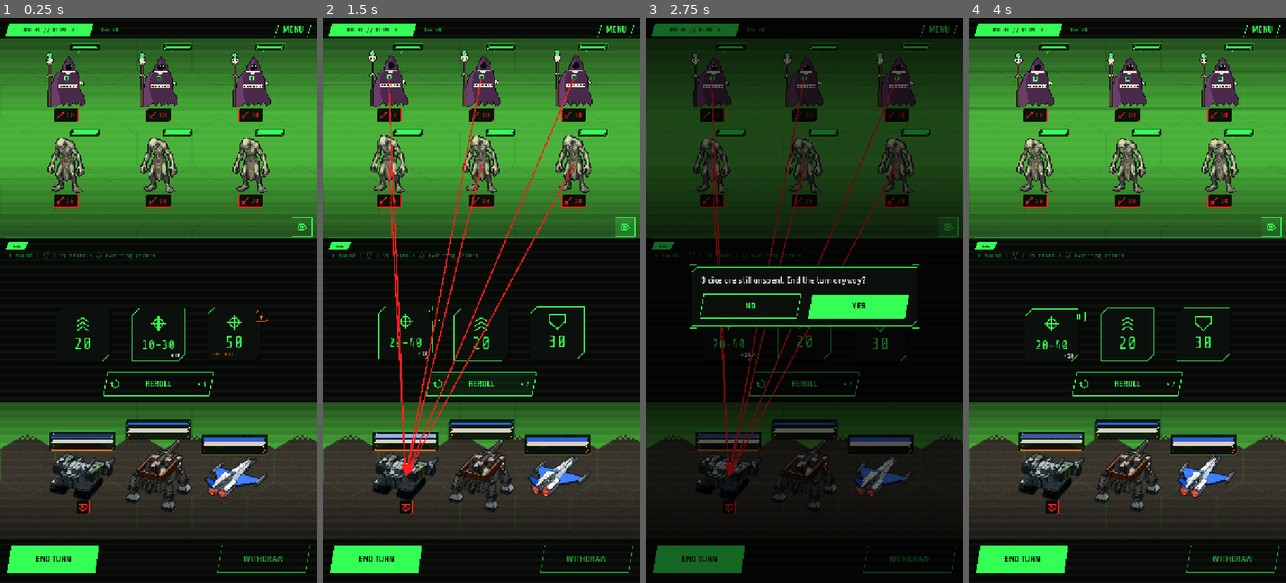
Above: before the commit, frames 1-4 (left to right).
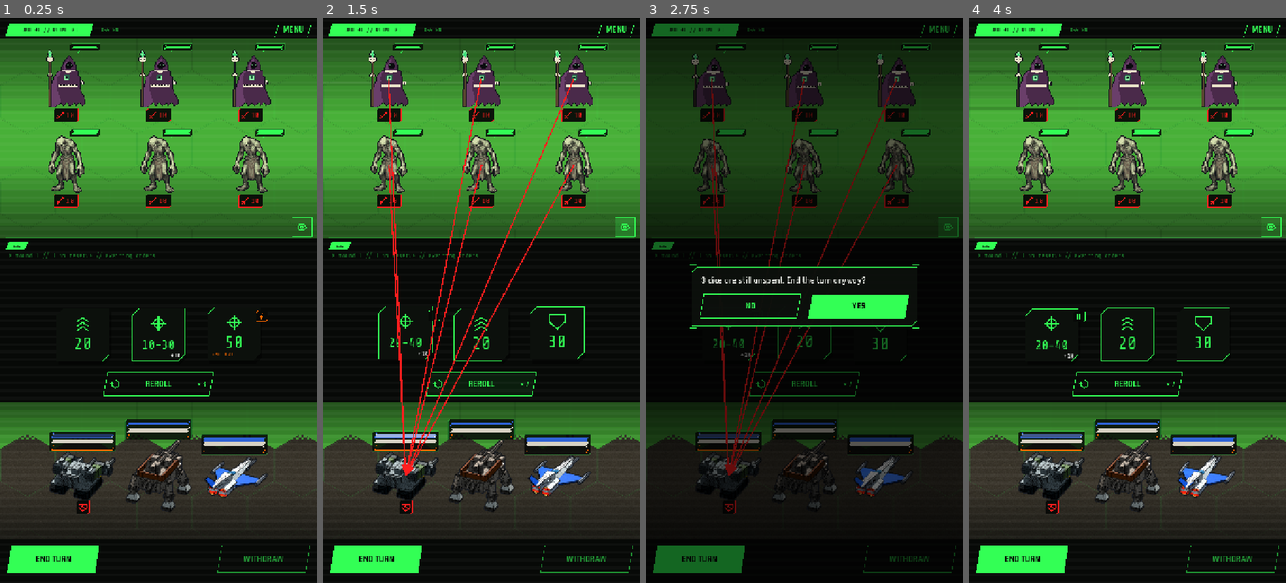
Above: after the commit, the same moments.

Repository: ryanjdmartin/riftgate
Game: Godot game, scene res://game/skirmish/skirmish_screen.tscn
Two runs of this game, one before a commit and one after it. Both use one fixed random seed, a clock stepped at 60 frames per second and the inputs below. This scene is started directly instead of the project's main scene.
Inputs (mouse positions are in pixels of both pictures, inside the frame that each line leads up to):
- Up to frame 1 (0.25 s): no input
- Up to frame 2 (1.5 s): click (624, 227) at 0.5 s; click "REROLL" at 1.25 s
- Up to frame 3 (2.75 s): click "END TURN" at 2 s
- Up to frame 4 (4 s): click "WITHDRAW" at 2.75 s; click (1270, 227) at 3.5 s

The runs differ from the first frame. In frame 1, 1.6% of the frame differs, in the area x 14-85%, y 5-31%; in frame 2, 1.2%; in frame 3, 0.4%; in frame 4, 1.7%, in the area x 14-86%, y 5-31%.

Commit message:
The scan band keeps travelling through its pause, so the traces tail out instead of snapping to black
Co-Authored-By: Claude Fable 5.1 <noreply@anthropic.com>

Diff:
--- a/game/battle/battle_screen.gd
+++ b/game/battle/battle_screen.gd
@@ -62,11 +62,14 @@
 		# A sweep, then a pause (Ryan, 22 September: back to back was busy).
 		var sweep := (size.y + 120.0) / SPEED
 		var t := fmod(_t, sweep + HudBackdrop.SCAN_PAUSE)
+		# The band keeps travelling below the screen through the pause, so the traces'
+		# tails fade out on their own; switching the sweep off snapped them to black
+		# (Ryan, 22 September).
+		var y := t * SPEED - 60.0
 		if t > sweep:
 			if map != null:
-				map.sweep_at(-1.0e6)
+				map.sweep_at(y - map_y)
 			return
-		var y := t * SPEED - 60.0
 		for i in range(-2, 3):
 			draw_rect(Rect2(0.0, y + i * 3.0, size.x, 1.0), Color(1, 1, 1, 0.07 - 0.015 * absi(i)))
 		if map != null:
--- a/game/ui/hud_backdrop.gd
+++ b/game/ui/hud_backdrop.gd
@@ -53,15 +53,23 @@
 	draw_rect(Rect2(Vector2.ZERO, size), Palette.BG)
 
 
-## Where the band is right now, in this control's pixels, or far off-screen between sweeps.
+## Where the band is right now, in this control's pixels. Through the pause it keeps
+## travelling below the screen, so the traces' tails fade out on their own instead of
+## snapping to black when the sweep switched off (Ryan, 22 September).
 func scan_y() -> float:
 	if not scan:
 		return -1.0e6
 	var sweep := (size.y + 120.0) / SCAN_SPEED
 	var t := fmod(_t, sweep + SCAN_PAUSE)
-	if t > sweep:
-		return -1.0e6
 	return t * SCAN_SPEED - 60.0
+
+
+## Whether the band is on screen: the drawn lines want to know, the traces do not.
+func scan_visible() -> bool:
+	if not scan:
+		return false
+	var sweep := (size.y + 120.0) / SCAN_SPEED
+	return fmod(_t, sweep + SCAN_PAUSE) <= sweep
 
 
 func time() -> float:
@@ -97,6 +105,6 @@
 		for y in owner_bg.rules:
 			draw_line(Vector2(12.0, y), Vector2(size.x - 12.0, y), Color(Palette.HUD, 0.22), 1.0)
 		var y := owner_bg.scan_y()
-		if y > -1.0e5:
+		if owner_bg.scan_visible():
 			for i in range(-2, 3):
 				draw_rect(Rect2(0.0, y + i * 3.0, size.x, 1.0), Color(1, 1, 1, 0.07 - 0.015 * absi(i)))
